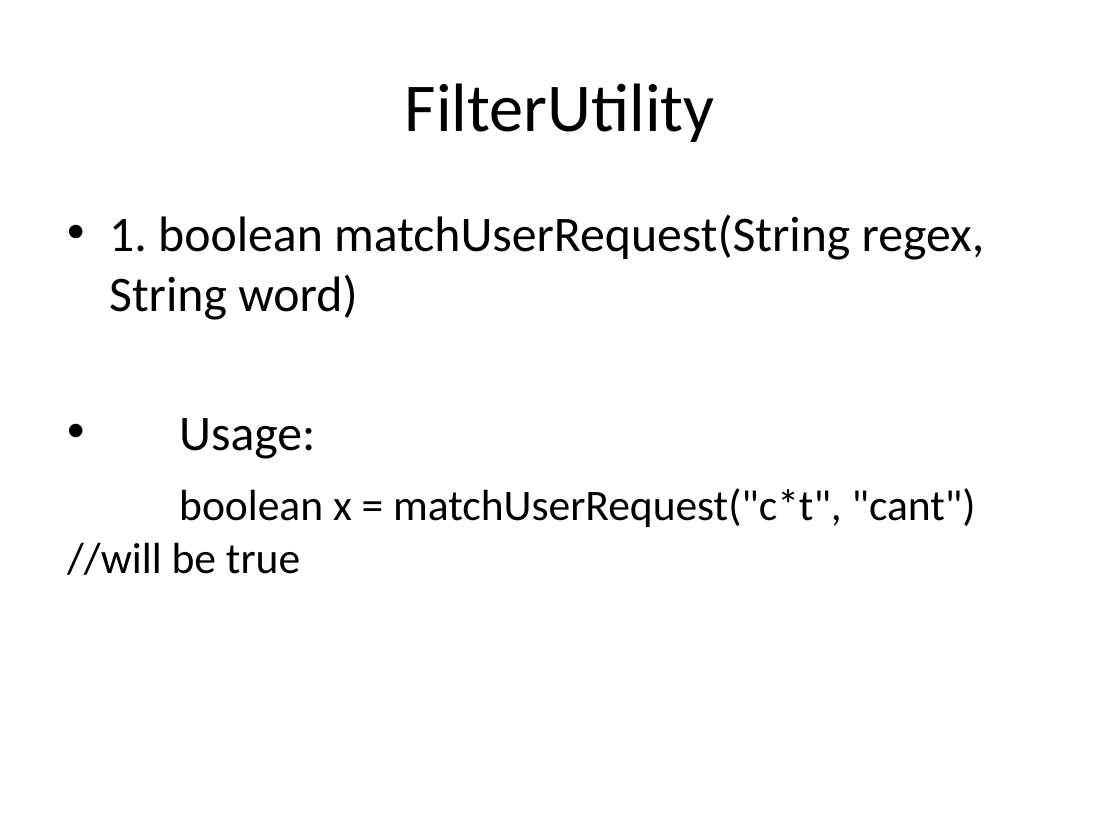
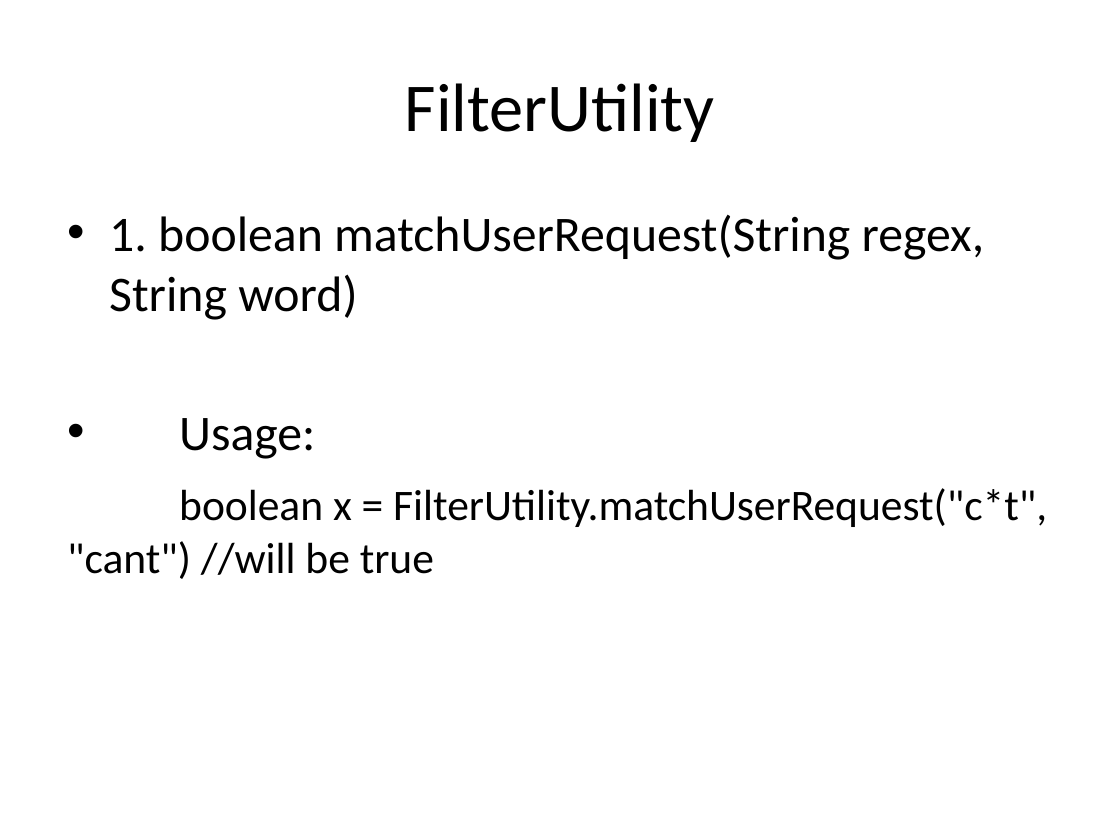
Before and after one commit to apoorvumang/Scrabble, a slide deck: slide 4 of Scrabble Word Suggestor.pptx. Drawn at 1120x840 pixels with LibreOffice and Linux fonts; fonts in the diff are those of the drawing. Boxes give left, top, right and bottom in pixels: in the first picture for what was removed or moved away, otherwise in the second. Text is boxed around its words. In the diff, an @@ line names an element or a change of style, - is before the commit and + after.

```diff
--- a/Scrabble Word Suggestor.pptx
+++ b/Scrabble Word Suggestor.pptx
@@ text at bbox=[67, 488, 1047, 579]: text changed @@
-boolean x = matchUserRequest("c*t", "cant") //will be true
+boolean x = FilterUtility.matchUserRequest("c*t", "cant") //will be true
```
Also in this commit, not shown: 1 other slide changed, 2 slides added, 1 slide removed, 8 other files.
